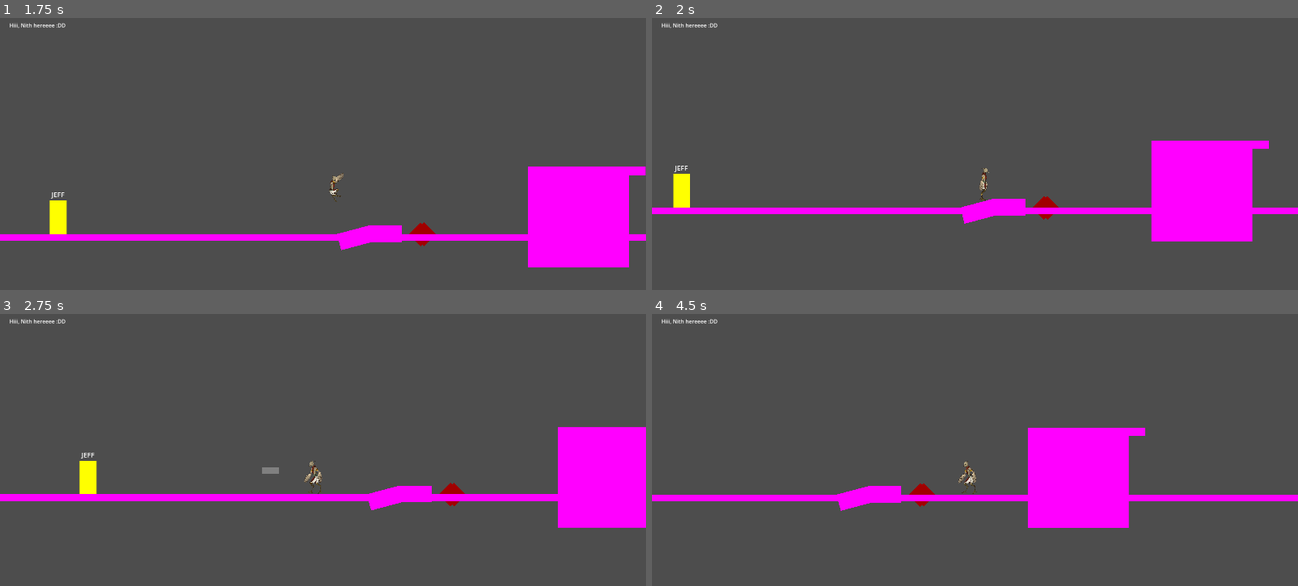
Above: before the commit, frames 1-4 (two rows, left to right).
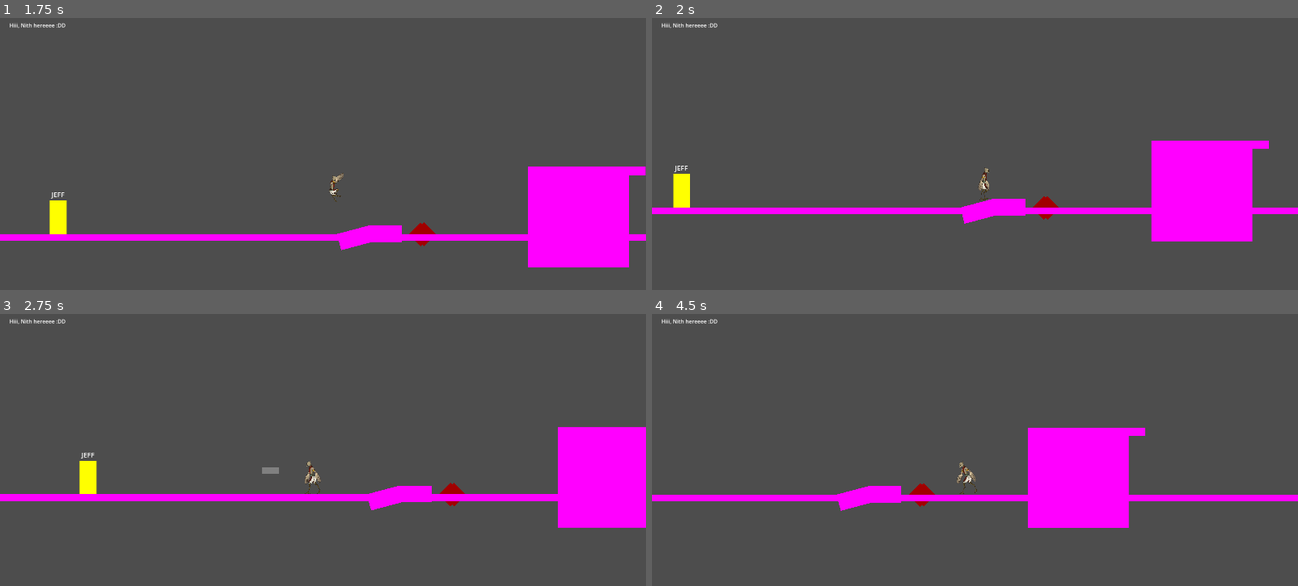
Above: after the commit, the same moments.

Repository: M4przybysz/Kamen-z-serca
Game: Godot game, scene res://src/main/main.tscn
The game is run twice, just before and just after one commit, with the same random seed, the same clock (stepped at 60 frames per second) and the same inputs.
Inputs (mouse positions are in pixels of both pictures, inside the frame that each line leads up to):
- Up to frame 1 (1.75 s): move the mouse to (465, 162) at 0.52 s; hold D (move_right) from 0.53 s (still down); tap Mouse wheel down (change_feather_down) at 0.6 s; tap Space (jump) at 0.77, 1.52 s; move the mouse to (193, 200) at 1.27 s; tap Mouse wheel up (change_feather_up) at 1.35 s
- Up to frame 2 (2 s): keep holding D (move_right)
- Up to frame 3 (2.75 s): move the mouse to (387, 398) at 2.02 s; release D (move_right) at 2.03 s; hold A (move_left) from 2.03 s (still down); tap Middle mouse button (feather_throw) at 2.1 s
- Up to frame 4 (4.5 s): move the mouse to (942, 550) at 2.77 s; release A (move_left) at 2.78 s; hold D (move_right) 2.78-4.28 s; tap Q (shield_use) at 2.85 s; tap Space (jump) at 3.02, 3.77 s; move the mouse to (1168, 531) at 3.52 s; tap Shift (slide_and_air_dash) at 3.6 s; move the mouse to (781, 422) at 4.27 s; hold A (move_left) from 4.28 s (still down); right-click (781, 422) at 4.35 s

Frame 1 is identical in both runs. In frame 2, less than 0.1% of the frame differs, in the area x 50-53%, y 54-68%; in frame 3, 0.2%; in frame 4, 0.2%, in the area x 47-51%, y 54-67%.

Commit message:
Animation fix

Diff:
--- a/la_creatura_game/src/player/player.tscn
+++ b/la_creatura_game/src/player/player.tscn
@@ -27,10 +27,10 @@
 [ext_resource type="Texture2D" uid="uid://c2qgi8fhw8j0b" path="res://assets/sprites/Player/Chod/15.png" id="19_jq18v"]
 [ext_resource type="Texture2D" uid="uid://d0yne8387yecq" path="res://assets/sprites/Player/Chod/16.png" id="20_5xo1d"]
 [ext_resource type="Texture2D" uid="uid://h003yk80bpox" path="res://assets/sprites/Player/Chod/17.png" id="21_b66co"]
-[ext_resource type="Texture2D" uid="uid://0jb5bi3vrlni" path="res://assets/sprites/Player/Slizg/slizg2.png" id="23_h1ebp"]
-[ext_resource type="Texture2D" uid="uid://dnpqvaig8j7jq" path="res://assets/sprites/Player/Slizg/slizg3.png" id="24_3uvuj"]
-[ext_resource type="Texture2D" uid="uid://phktglpi6pvr" path="res://assets/sprites/Player/Slizg/slizg4.png" id="25_ac3f8"]
-[ext_resource type="Texture2D" uid="uid://clddomsh01dri" path="res://assets/sprites/Player/Slizg/slizg5.png" id="26_g7xg8"]
+[ext_resource type="Texture2D" uid="uid://carqgfs5qxdnk" path="res://assets/sprites/Player/Slizg/slizg1.png" id="21_f36vr"]
+[ext_resource type="Texture2D" uid="uid://b4ibaehymabse" path="res://assets/sprites/Player/Slizg/slizg2.png" id="23_h1ebp"]
+[ext_resource type="Texture2D" uid="uid://dujodi66ap2au" path="res://assets/sprites/Player/Slizg/slizg3.png" id="24_3uvuj"]
+[ext_resource type="Texture2D" uid="uid://bp5rkdixdkosc" path="res://assets/sprites/Player/Slizg/slizg4.png" id="25_ac3f8"]
 
 [sub_resource type="CapsuleShape2D" id="CapsuleShape2D_cojr7"]
 radius = 20.0
@@ -76,15 +76,15 @@
 }],
 "loop": true,
 "name": &"grab_edge",
-"speed": 10.0
-}, {
-"frames": [{
-"duration": 1.0,
+"speed": 15.0
+}, {
+"frames": [{
+"duration": 5.0,
 "texture": SubResource("AtlasTexture_e3ioh")
 }],
 "loop": false,
 "name": &"grab_jump",
-"speed": 10.0
+"speed": 15.0
 }, {
 "frames": [{
 "duration": 1.0,
@@ -92,7 +92,7 @@
 }],
 "loop": true,
 "name": &"idle",
-"speed": 10.0
+"speed": 15.0
 }, {
 "frames": [{
 "duration": 1.0,
@@ -106,7 +106,7 @@
 }],
 "loop": false,
 "name": &"jump_up",
-"speed": 10.0
+"speed": 15.0
 }, {
 "frames": [{
 "duration": 1.0,
@@ -114,7 +114,7 @@
 }],
 "loop": true,
 "name": &"mid_jump",
-"speed": 10.0
+"speed": 15.0
 }, {
 "frames": [{
 "duration": 1.0,
@@ -128,7 +128,7 @@
 }],
 "loop": false,
 "name": &"on_fall",
-"speed": 1.0
+"speed": 15.0
 }, {
 "frames": [{
 "duration": 1.0,
@@ -184,24 +184,24 @@
 }],
 "loop": true,
 "name": &"run",
-"speed": 10.0
-}, {
-"frames": [{
+"speed": 15.0
+}, {
+"frames": [{
+"duration": 1.0,
+"texture": ExtResource("21_f36vr")
+}, {
 "duration": 1.0,
 "texture": ExtResource("23_h1ebp")
 }, {
 "duration": 1.0,
 "texture": ExtResource("24_3uvuj")
 }, {
-"duration": 1.0,
+"duration": 7.0,
 "texture": ExtResource("25_ac3f8")
-}, {
-"duration": 5.0,
-"texture": ExtResource("26_g7xg8")
 }],
 "loop": false,
 "name": &"slide",
-"speed": 10.0
+"speed": 15.0
 }, {
 "frames": [{
 "duration": 1.0,
@@ -224,7 +224,7 @@
 }],
 "loop": false,
 "name": &"wing_attack",
-"speed": 10.0
+"speed": 15.0
 }]
 
 [sub_resource type="CapsuleShape2D" id="CapsuleShape2D_ejvj4"]
@@ -267,10 +267,8 @@
 [node name="AnimatedSprite2D" type="AnimatedSprite2D" parent="."]
 scale = Vector2(0.125, 0.125)
 sprite_frames = SubResource("SpriteFrames_n5irl")
-animation = &"slide"
+animation = &"idle"
 autoplay = "idle"
-frame = 3
-frame_progress = 1.0
 
 [node name="Hurtbox" type="Area2D" parent="."]
 position = Vector2(0, -50)
Binary file changed: la_creatura_game/assets/sprites/Player/Slizg/slizg1.png
Not shown, changed: la_creatura_game/assets/sprites/Player/Slizg/slizg1.png.import
Binary file changed: la_creatura_game/assets/sprites/Player/Slizg/slizg2.png
Not shown, changed: la_creatura_game/assets/sprites/Player/Slizg/slizg2.png.import
Binary file changed: la_creatura_game/assets/sprites/Player/Slizg/slizg3.png
Not shown, changed: la_creatura_game/assets/sprites/Player/Slizg/slizg3.png.import
Binary file changed: la_creatura_game/assets/sprites/Player/Slizg/slizg4.png
Not shown, changed: la_creatura_game/assets/sprites/Player/Slizg/slizg4.png.import
Binary file removed: la_creatura_game/assets/sprites/Player/Slizg/slizg5.png
Not shown, removed: la_creatura_game/assets/sprites/Player/Slizg/slizg5.png.import
